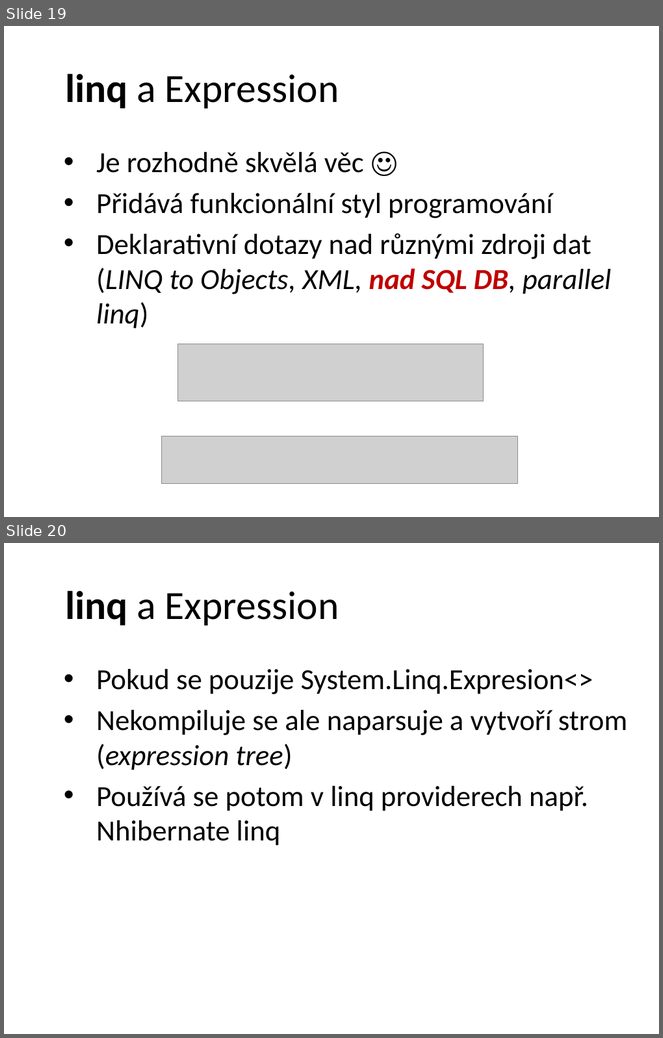
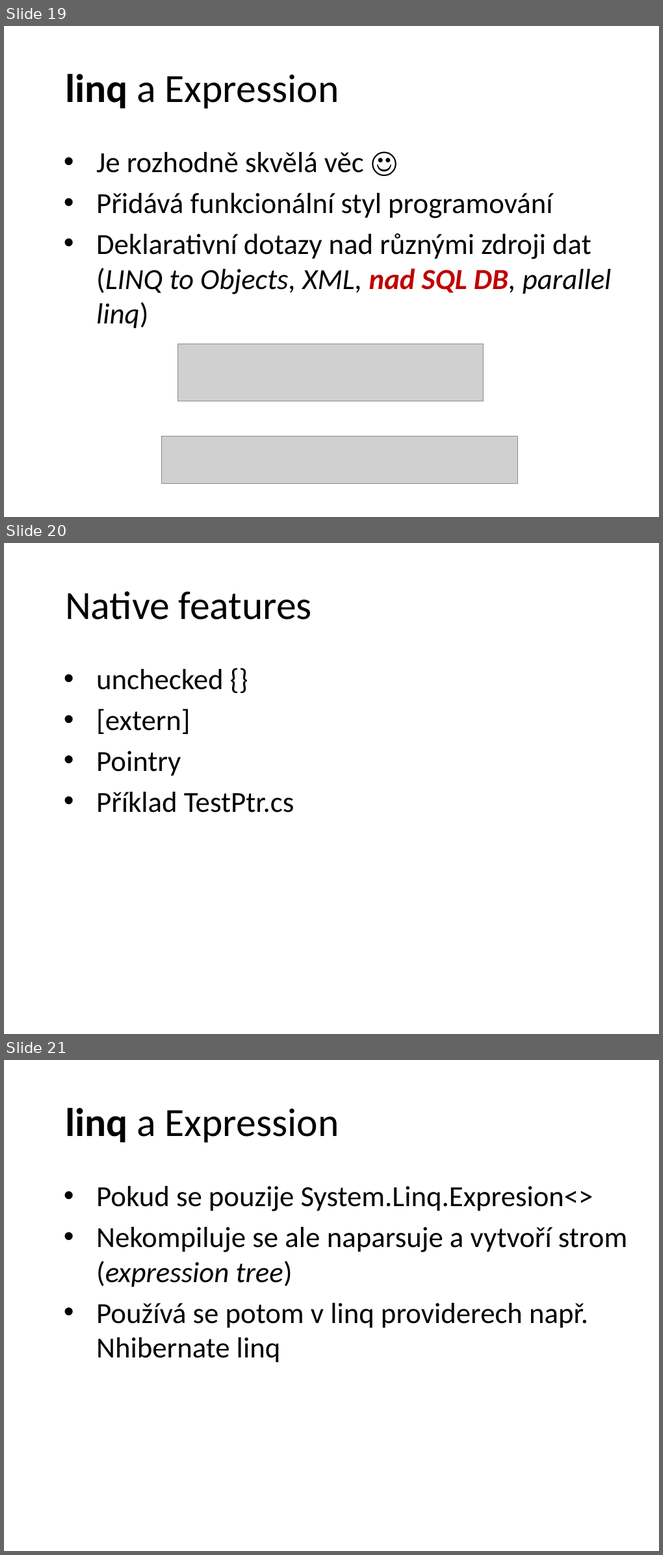
Before and after one commit to petrbalat/Skoleni-Csharp-NET, a slide deck: prezentace.pptx. Shown one above the other, each under a label of ours: slides 19 and 20 before the commit, slides 19, 20 and 21 after it. The pictures are 663x1038 and 663x1555 pixels, drawn with LibreOffice and Linux fonts; fonts in the diff are those of the drawing; grey boxes stand for pictures; background and template pictures are left out. Boxes give left, top, right and bottom in pixels: in the first picture for what was removed or moved away, otherwise in the second. Text is boxed around its words. In the diff, an @@ line names an element or a change of style, - is before the commit and + after.

```diff
--- a/prezentace.pptx
+++ b/prezentace.pptx
@@ slide 20 added at [4,543,659,1034], background picture (left out) @@
@@ title added at [65,591,312,620], 44 pt, text #000000 @@
+Native features
@@ text added at [96,669,294,813], 32 pt, text #000000 @@
+• unchecked {}
+• [extern]
+• Pointry
+• Příklad TestPtr.cs
@@ what was slide 20 is now slide 21 @@
```
Also in this commit, not shown: 5 slides changed, 1 other slide added, 4 other files.
